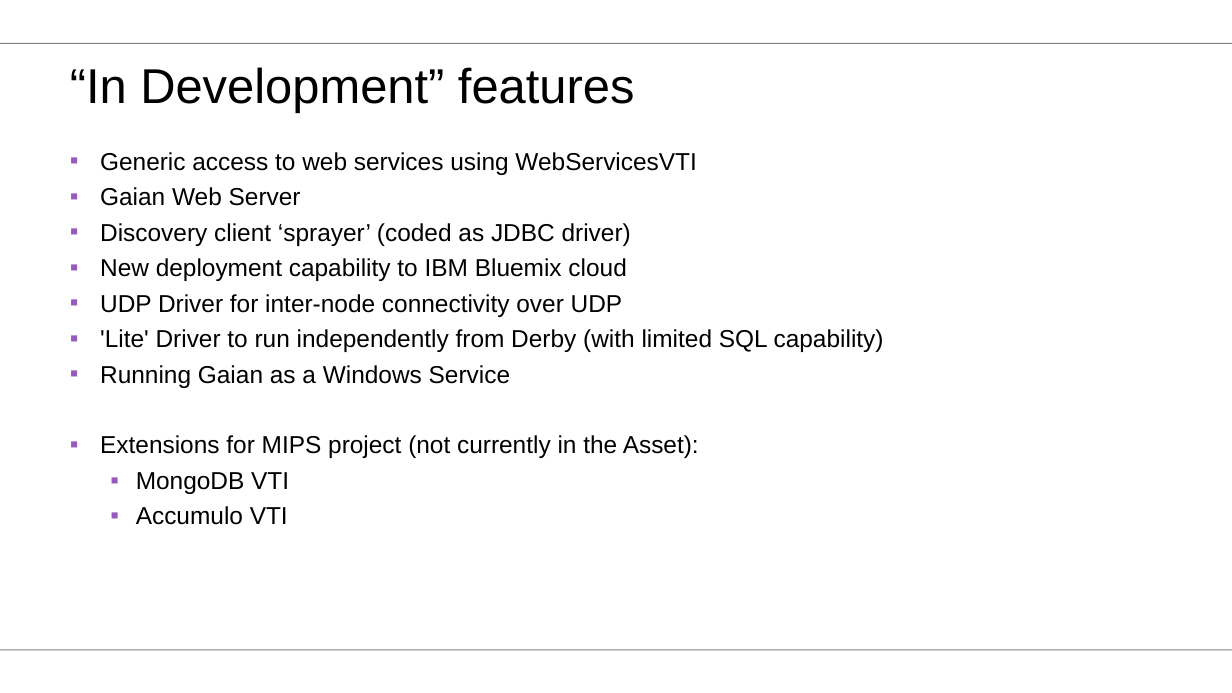
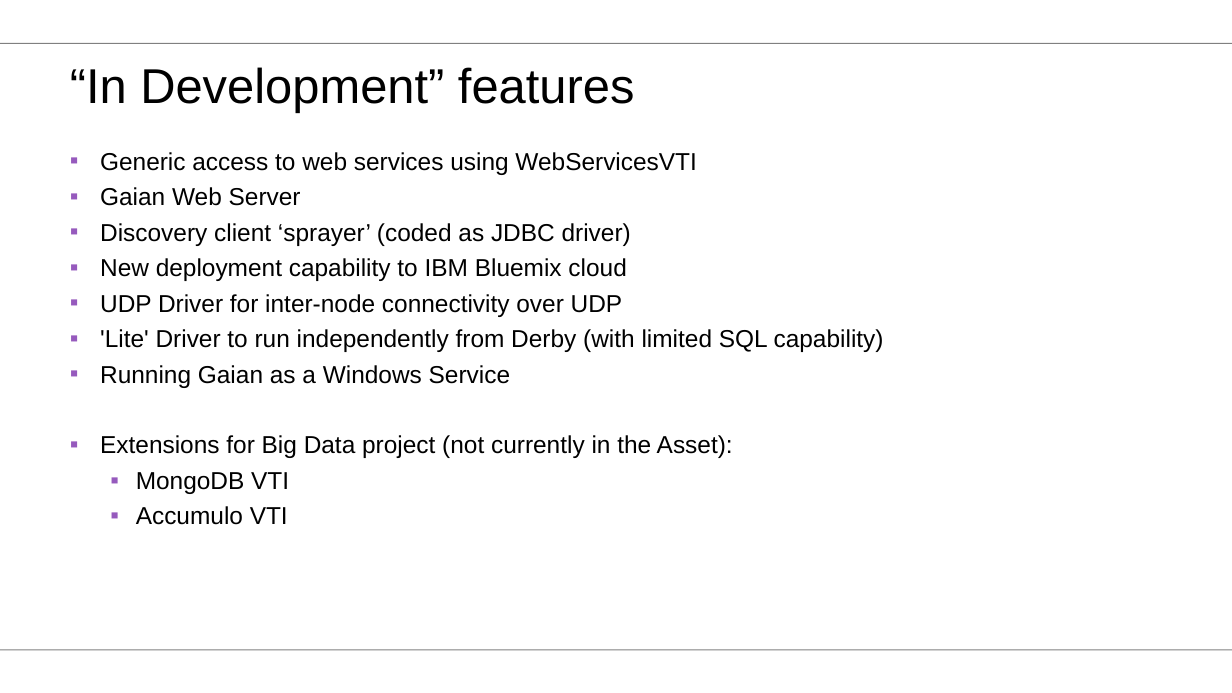
Before and after one commit to gaiandb/gaiandb, a slide deck: slide 18 of doc/Training/Gaian Asset Training Day - Main Slides.ppt. Drawn at 1232x693 pixels with LibreOffice and Linux fonts; fonts in the diff are those of the drawing; background and template pictures are left out. Boxes give left, top, right and bottom in pixels: in the first picture for what was removed or moved away, otherwise in the second. Text is boxed around its words. In the diff, an @@ line names an element or a change of style, - is before the commit and + after.

```diff
--- a/doc/Training/Gaian Asset Training Day - Main Slides.ppt
+++ b/doc/Training/Gaian Asset Training Day - Main Slides.ppt
@@ text at (x1=100, y1=435, x2=733, y2=458): text changed @@
-▪ Extensions for MIPS project (not currently in the Asset):
+▪ Extensions for Big Data project (not currently in the Asset):
```
Also in this commit, not shown: 2 other slides changed, 3 other files.
